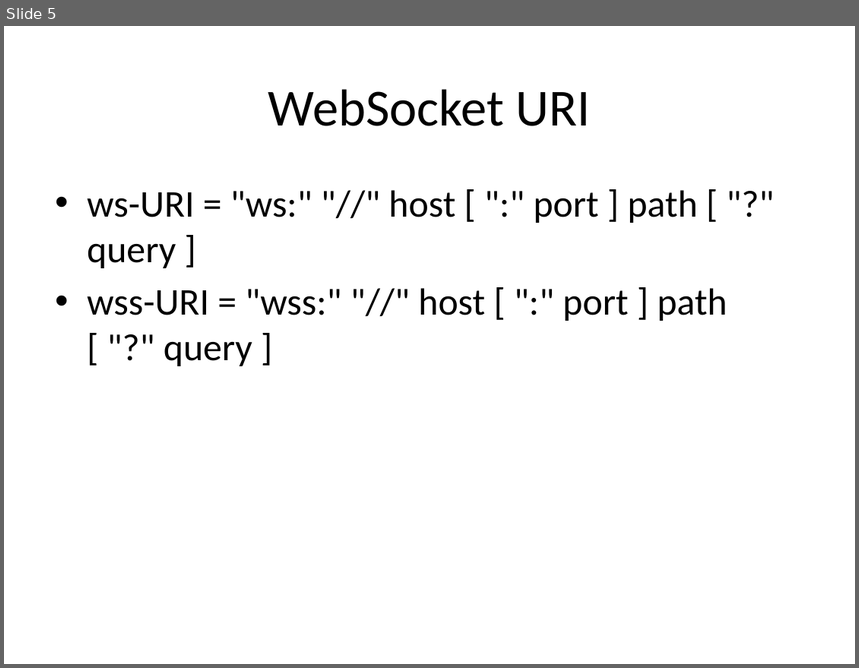
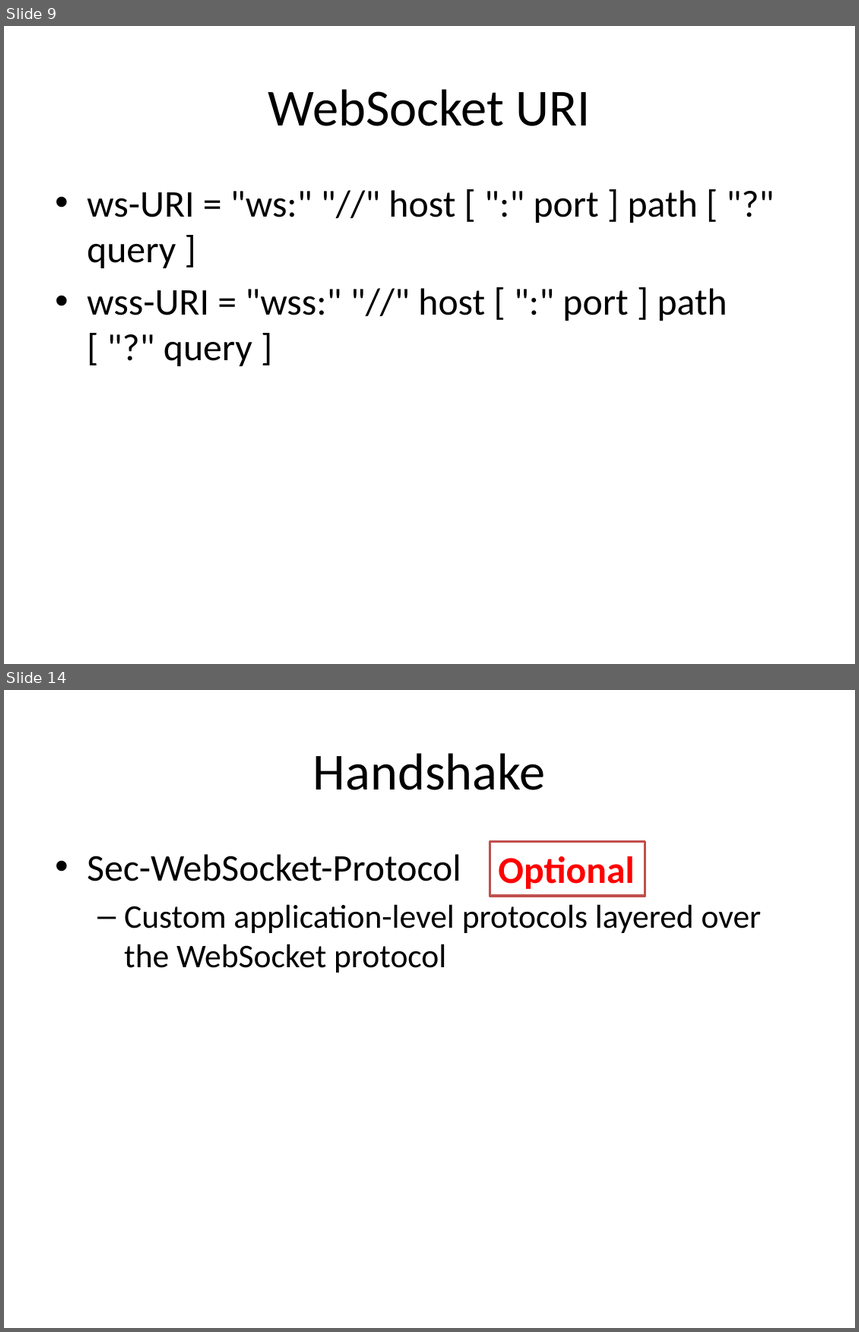
Before and after one commit to HLimit/h5_Traning, a slide deck: [presentation/[7]WebSockets.pptx. Shown one above the other, each under a label of ours: slide 5 before the commit, slides 9 and 14 after it; the slides between them are not shown. The pictures are 859x668 and 859x1332 pixels, drawn with LibreOffice and Linux fonts; fonts in the diff are those of the drawing. Boxes give left, top, right and bottom in pixels: in the first picture for what was removed or moved away, otherwise in the second. Text is boxed around its words. In the diff, an @@ line names an element or a change of style, - is before the commit and + after.

```diff
--- a/[presentation/[7]WebSockets.pptx
+++ b/[presentation/[7]WebSockets.pptx
@@ slide 14 added at (4, 690, 855, 1328), background #FFFFFF @@
@@ title added at (313, 753, 546, 790), 44 pt, text #000000 @@
+Handshake
@@ rectangle added at (490, 841, 645, 896), fill #FFFFFF, outline #C0504D 2 pt, 32 pt, text #FF0000, bold @@
+Optional
@@ text added at (87, 854, 762, 973), 28 pt, text #000000 @@
+• Sec-WebSocket-Protocol
+  – Custom application-level protocols layered over the WebSocket protocol
@@ what was slide 5 is now slide 9 @@
```
Also in this commit, not shown: 1 slide changed, 7 other slides added, 1 slide removed, 8 other files.
